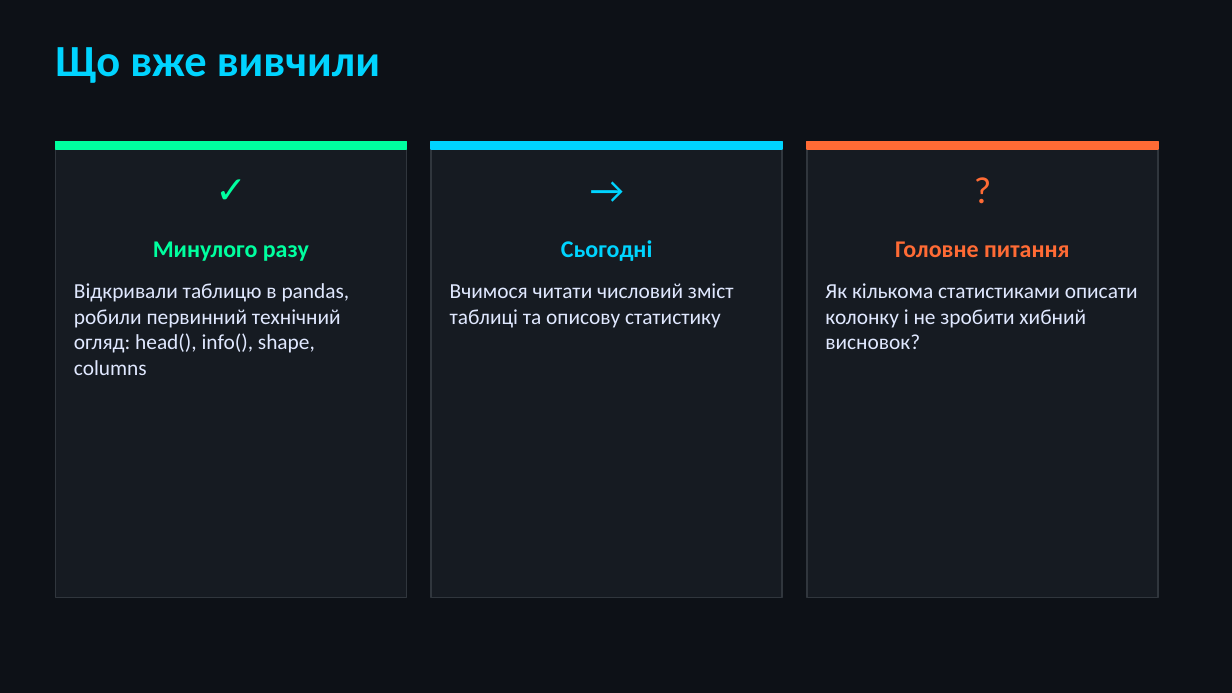
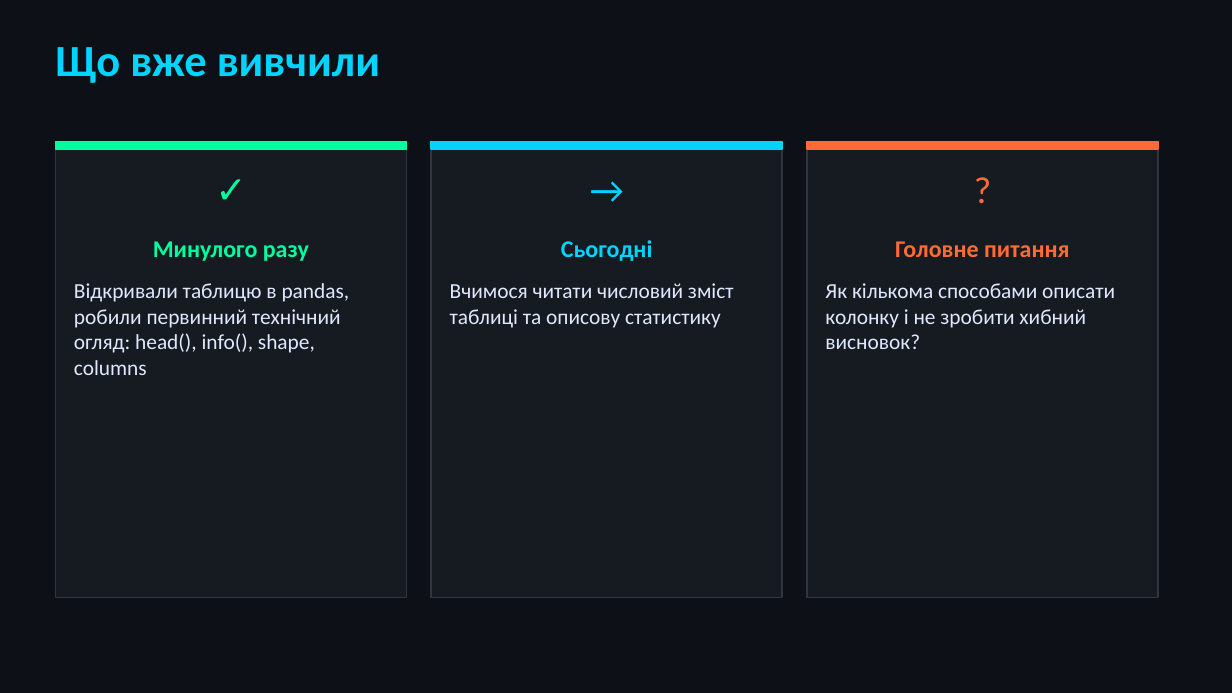
Before and after one commit to Polina-lina111/PythonAI, a slide deck: slide 2 of заняття_3/презентація/statistics_fundamentals.pptx. Drawn at 1232x693 pixels with LibreOffice and Linux fonts; fonts in the diff are those of the drawing. Boxes give left, top, right and bottom in pixels: in the first picture for what was removed or moved away, otherwise in the second. Text is boxed around its words. In the diff, an @@ line names an element or a change of style, - is before the commit and + after.

```diff
--- a/заняття_3/презентація/statistics_fundamentals.pptx
+++ b/заняття_3/презентація/statistics_fundamentals.pptx
@@ text at (x1=825, y1=283, x2=1115, y2=349): text changed @@
-Як кількома статистиками описати колонку і не зробити хибний висновок?
+Як кількома способами описати колонку і не зробити хибний висновок?
```
Also in this commit, not shown: 2 other files.
